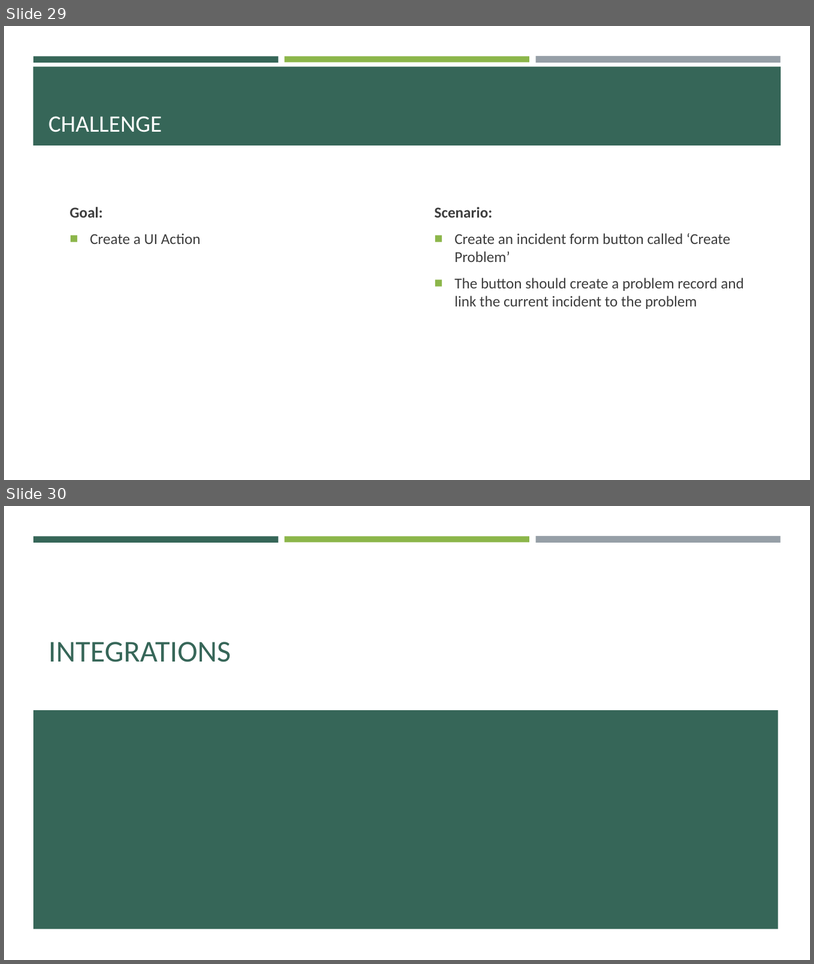
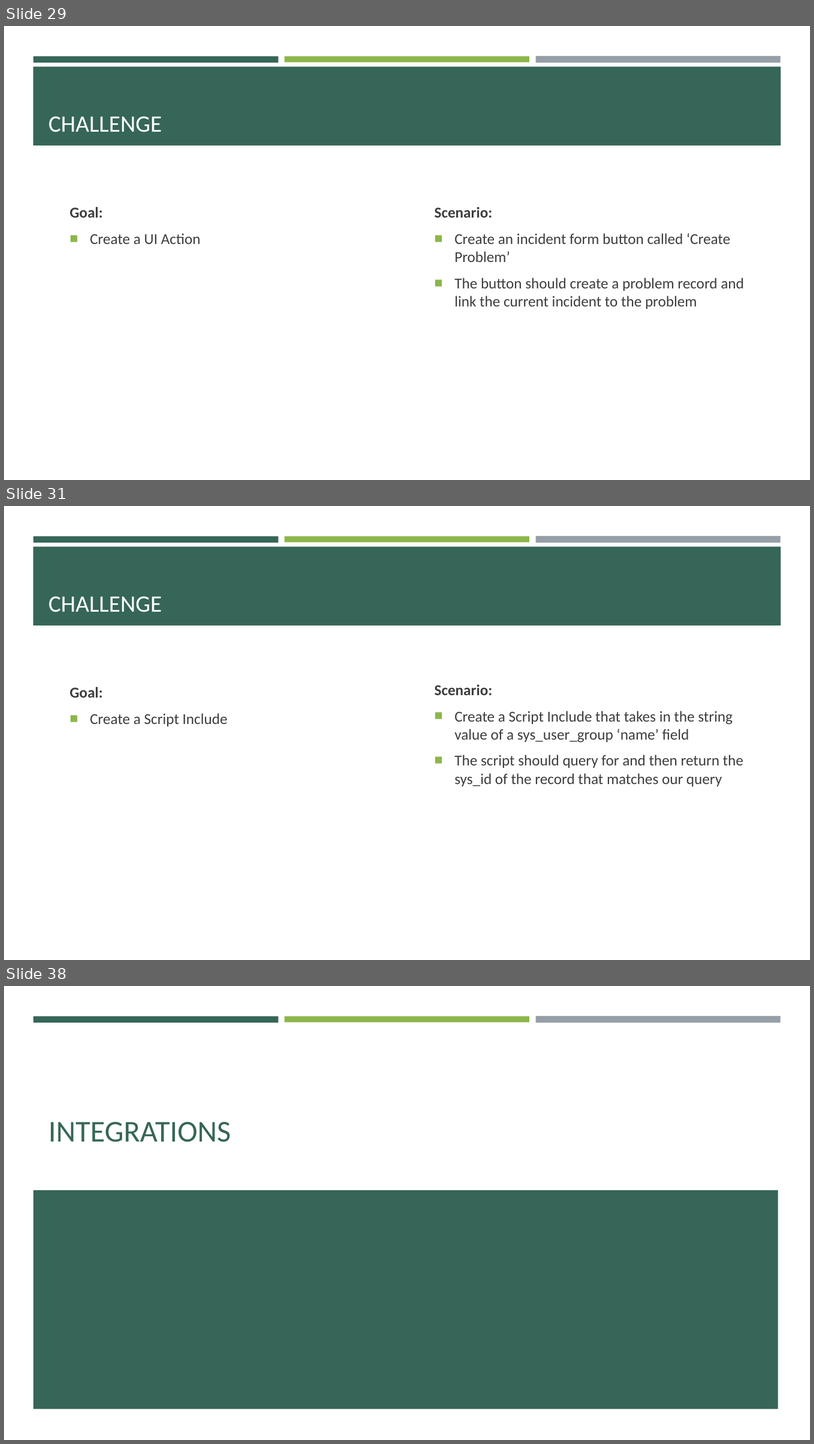
Before and after one commit to e-m-wilson/SNOW, a slide deck: Week_6/Data_Migration_&_Integration.pptx. Shown one above the other, each under a label of ours: slides 29 and 30 before the commit, slides 29, 31 and 38 after it; the slides between them are not shown. The pictures are 814x964 and 814x1444 pixels, drawn with LibreOffice and Linux fonts; fonts in the diff are those of the drawing. Boxes give left, top, right and bottom in pixels: in the first picture for what was removed or moved away, otherwise in the second. Text is boxed around its words. In the diff, an @@ line names an element or a change of style, - is before the commit and + after.

```diff
--- a/Week_6/Data_Migration_&_Integration.pptx
+++ b/Week_6/Data_Migration_&_Integration.pptx
@@ slide 31 added at [4, 506, 810, 960], background #FFFFFF; not listed: 4 template elements that a slide beside it also shows @@
@@ title added at [48, 596, 162, 612], 28 pt, text #FFFFFF @@
+CHALLENGE
@@ text added at [435, 684, 744, 786], 18 pt, text #3D3D3D @@
+Scenario:
+■ Create a Script Include that takes in the string value of a sys_user_group ‘name’ field
+■ The script should query for and then return the sys_id of the record that matches our query
@@ text added at [70, 687, 228, 726], 18 pt, text #3D3D3D @@
+Goal:
+■ Create a Script Include
@@ what was slide 30 is now slide 38 @@
```
Also in this commit, not shown: 7 other slides added.
